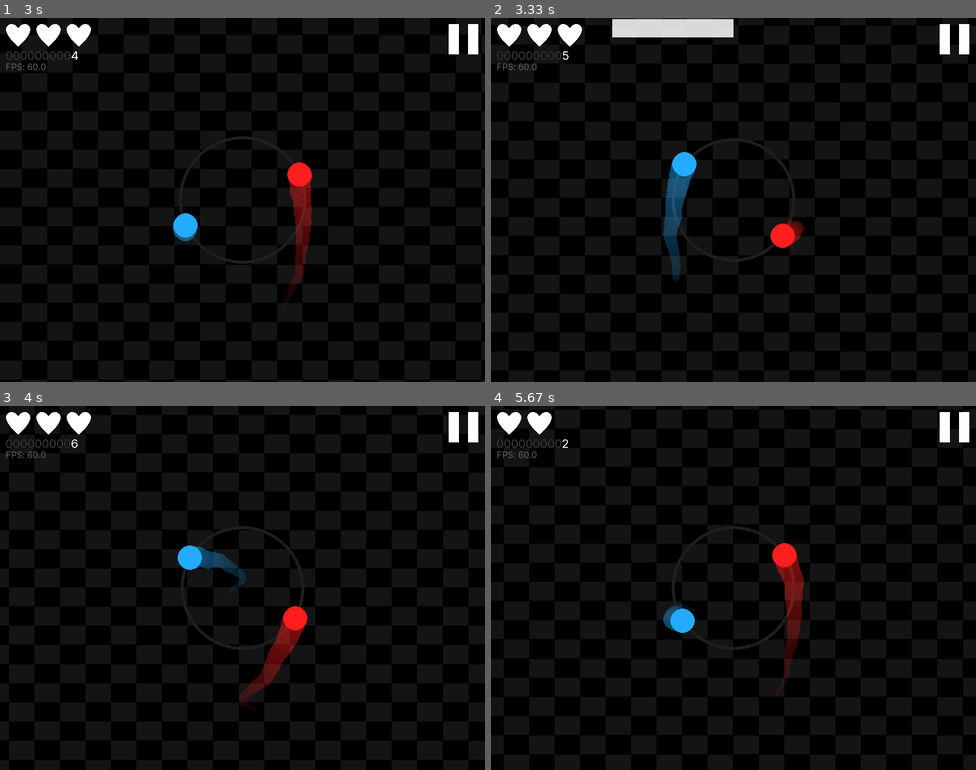
Above: before the commit, frames 1-4 (two rows, left to right).
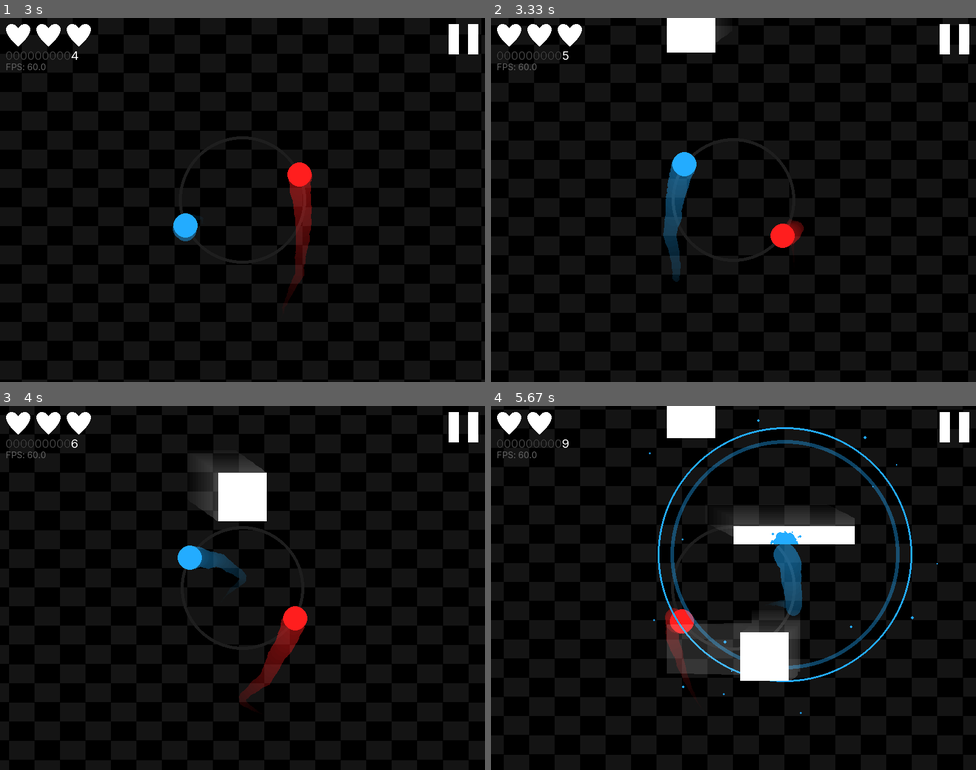
Above: after the commit, the same moments.

Repository: ycarowwww/atividades_backend_ifrn
Game: pygame game, started from 1Ano/JogoFimDeAno/game.py
Two runs of this game, one before a commit and one after it. Both use one fixed random seed, a clock stepped at 60 frames per second and the inputs below.
Inputs (mouse positions are in pixels of both pictures, inside the frame that each line leads up to):
- Up to frame 1 (3 s): tap Enter at 0.33 s; press the mouse at (242, 145) at 0.7 s; move the mouse to (155, 225) at 0.8 s; release the mouse at (72, 305) at 0.93 s; hold D 1-1.47 s; hold D 1.5-1.97 s; tap Space at 1.57, 1.87, 2.07, 2.37, 2.63, 2.93 s; hold A 2-2.53 s; tap Shift at 2.15 s; hold A 2.57-2.97 s
- Up to frame 2 (3.33 s): hold D from 3 s (still down); tap Space at 3.07 s
- Up to frame 3 (4 s): tap Space at 3.37, 3.73 s; release D at 3.63 s; hold A from 3.67 s (still down); tap Shift at 3.82 s
- Up to frame 4 (5.67 s): tap Space at 4.03, 4.23, 4.53, 4.73, 5.03, 5.23, 5.53 s; release A at 4.13 s; hold D 4.17-4.63 s; hold D 4.67-5.13 s; hold A from 5.17 s (still down); tap Shift at 5.32 s

Frame 1 is identical in both runs. In frame 2, 1.8% of the frame differs, in the area x 25-50%, y 0-10%; in frame 3, 2.2%; in frame 4, 10%, in the area x 14-93%, y 0-85%.

Commit message:
PFY - New Horizontal Moving Obstacles

Diff:
--- a/1Ano/JogoFimDeAno/data/levels.json
+++ b/1Ano/JogoFimDeAno/data/levels.json
@@ -4,5 +4,5 @@
     "3": [0, 0, 1, 1, 2, 2, 1, 1, 0, 0],
     "4": [3, 3, 3, 4, 4, 4, 5, 6, 7, 8],
     "5": [0, 1, 2, 3, 4, 5, 6, 7, 8, 9, 10, 11, 12, 13],
-    "6": [14, 14, 14, 14, 14]
+    "6": [14, 14, 14, 14, 14, 15, 15, 15, 15, 15, 16, 17, 16, 17]
 }
--- a/1Ano/JogoFimDeAno/entities/obstacles/horizontal_moving_obstacle.py
+++ b/1Ano/JogoFimDeAno/entities/obstacles/horizontal_moving_obstacle.py
@@ -80,11 +80,11 @@
         else:
             self._x = self._positions_x[1]
 
-        if (abs(self._y - self._player_attrs[0][1]) / self._player_attrs[1] - 1) % 2 < 1 / 2: # Interpolation between the two x's
+        t = (abs(self._y - self._player_attrs[0][1]) / self._player_attrs[1] - 1) % 2
+        if 0 < t < 1: # Interpolation between the two x's | 1 is the percentage to start the movement
             x1 = self._x # Bug: Weird Movement -> Fix Later
             x2 = self._positions_x[0] if self._x == self._positions_x[1] else self._positions_x[1]
-            t = (abs(self._y - self._player_attrs[0][1]) / self._player_attrs[1] - 1) % 2
-            self._x = (x1 - x2) / (1 / 2) * (t - 1 / 2) + x1
+            self._x = (x1 - x2) / (1) * (t - 1) + x1
 
         self._rect.centerx = round(self._x)
 
--- a/1Ano/JogoFimDeAno/entities/obstacles/standard_obstacles.py
+++ b/1Ano/JogoFimDeAno/entities/obstacles/standard_obstacles.py
@@ -25,5 +25,8 @@
             ]),
         InvisibleObstacle(player_center[0] + player_normal_distance, 0, player_normal_distance * 2, height, speed, 2, color),
         InvisibleObstacle(player_center[0] - player_normal_distance, 0, player_normal_distance * 2, height, speed, 2, color),
-        HorizontalMovingObstacle(player_center[0] + player_normal_distance, player_center[0] - player_normal_distance, 0, player_normal_distance * 2, height, speed, 2, color, player_center, player_normal_distance)
+        HorizontalMovingObstacle(player_center[0] + player_normal_distance, player_center[0] - player_normal_distance, 0, player_normal_distance * 2, height, speed, 2, color, player_center, player_normal_distance),
+        HorizontalMovingObstacle(player_center[0] - player_normal_distance, player_center[0] + player_normal_distance, 0, player_normal_distance * 2, height, speed, 2, color, player_center, player_normal_distance),
+        HorizontalMovingObstacle(player_center[0] + player_normal_distance / 2 + 20, player_center[0] - player_normal_distance / 2 - 20, 0, player_normal_distance - 20, player_normal_distance * 0.8, speed, 2, color, player_center, player_normal_distance),
+        HorizontalMovingObstacle(player_center[0] - player_normal_distance / 2 - 20, player_center[0] + player_normal_distance / 2 + 20, 0, player_normal_distance - 20, player_normal_distance * 0.8, speed, 2, color, player_center, player_normal_distance)
     ]
